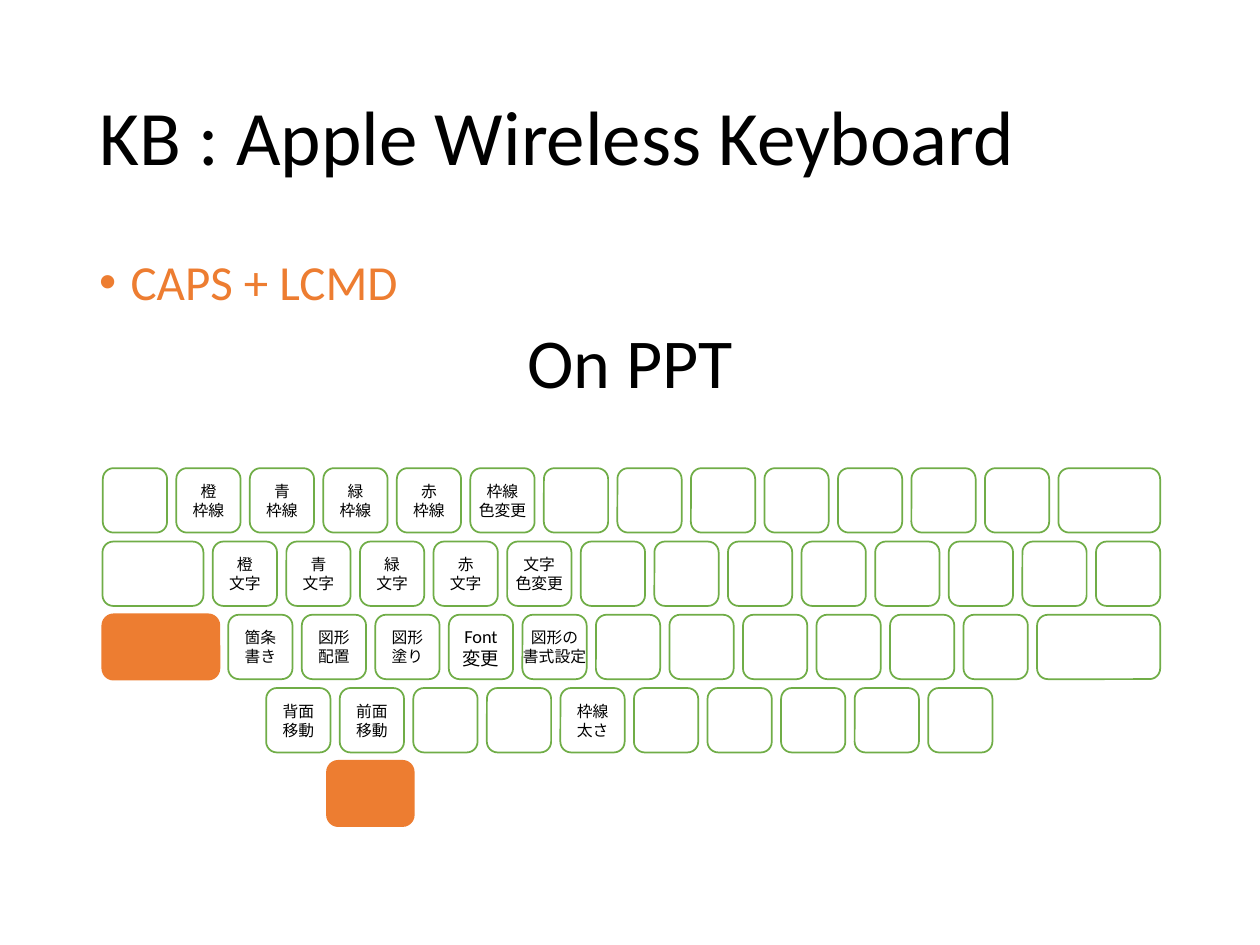
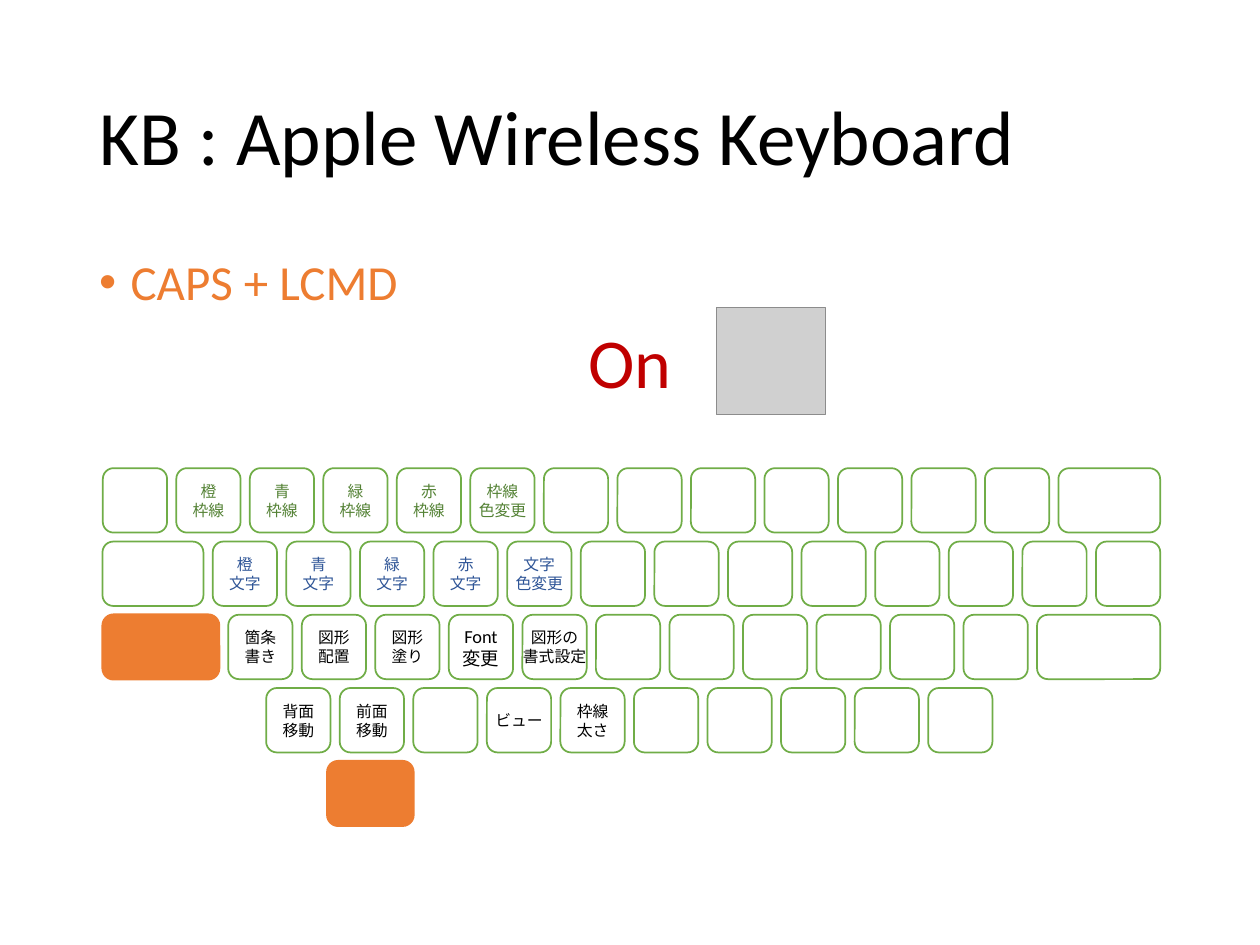
Before and after one commit to ittooo66/myAHK, a slide deck: slide 18 of マニュアル.pptx. Drawn at 1260x945 pixels with LibreOffice and Linux fonts; fonts in the diff are those of the drawing; grey boxes stand for pictures. Boxes give left, top, right and bottom in pixels: in the first picture for what was removed or moved away, otherwise in the second. Text is boxed around its words. In the diff, an @@ line names an element or a change of style, - is before the commit and + after.

```diff
--- a/マニュアル.pptx
+++ b/マニュアル.pptx
@@ picture added at [717, 307, 827, 415] @@
@@ text at [588, 342, 671, 389]: text changed; text colour #000000 to #C00000 @@
-On PPT
+On
@@ text colour #000000 to #548235 in 5 elements at [249, 469, 314, 533], [324, 469, 388, 533], [397, 469, 461, 533], [470, 469, 534, 533], [176, 469, 241, 533] @@
@@ text colour #000000 to #2F5597 in 5 elements at [286, 542, 350, 606], [360, 542, 425, 606], [433, 542, 498, 606], [508, 542, 572, 606], [213, 542, 277, 606] @@
@@ text in rounded rectangle at [495, 713, 542, 727]: text added @@
+ビュー
```
Also in this commit, not shown: 2 other files.
